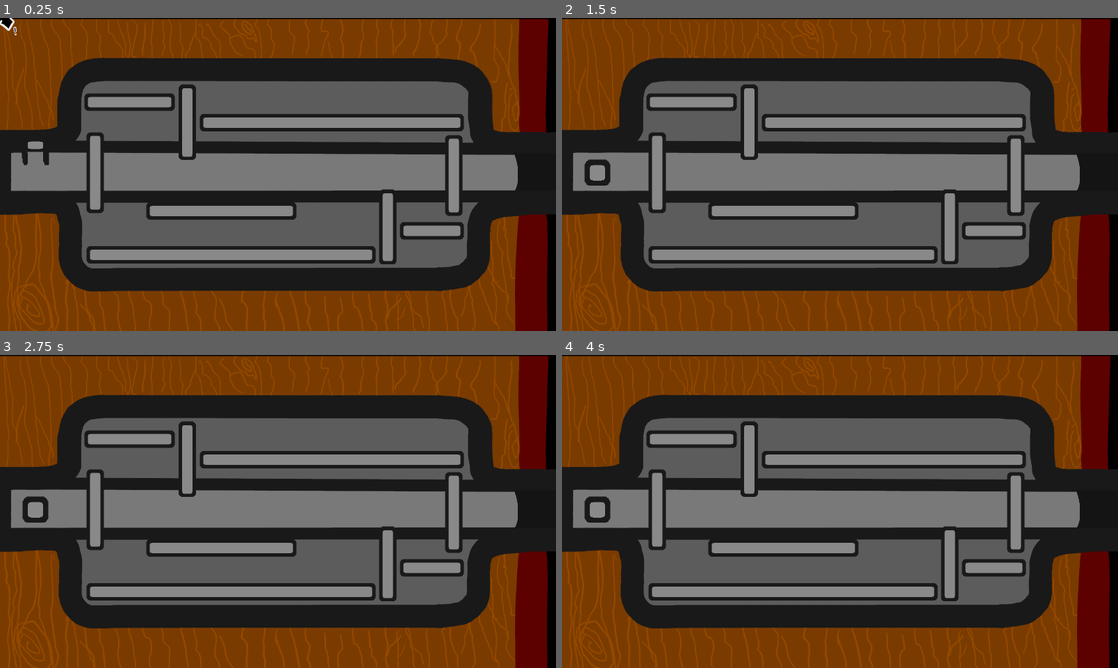
Above: before the commit, frames 1-4 (two rows, left to right).
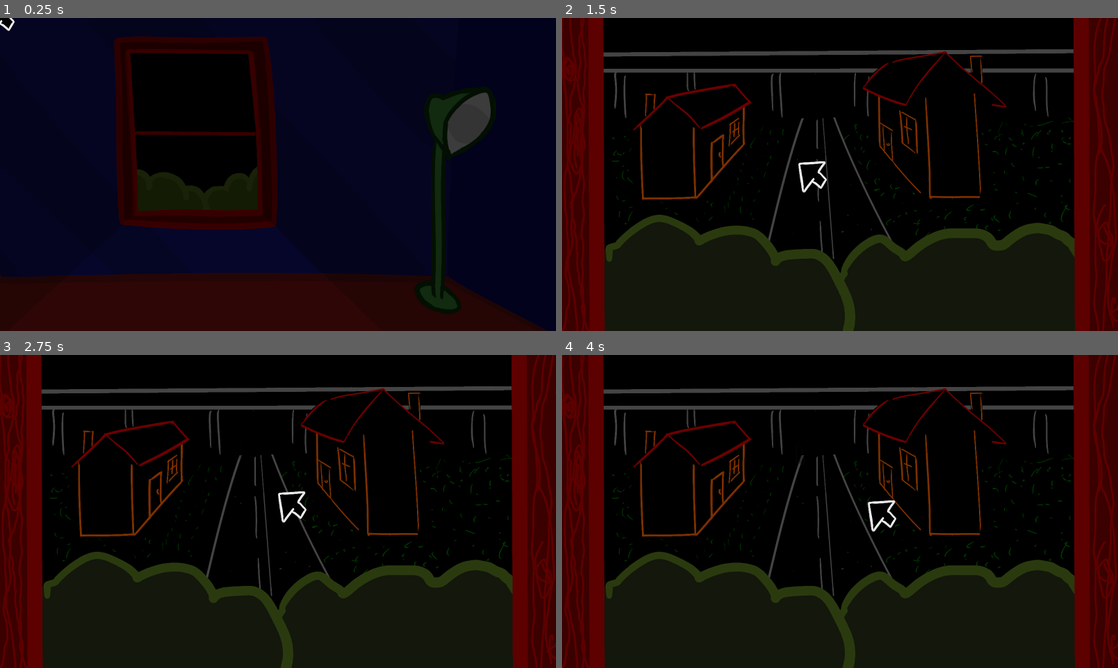
Above: after the commit, the same moments.

Repository: MarmadileManteater/Carbuncle-Game
Game: Godot game, scene res://scenes/global/global.tscn
Two runs of this game, one before a commit and one after it. Both use one fixed random seed, a clock stepped at 60 frames per second and the inputs below.
Inputs (mouse positions are in pixels of both pictures, inside the frame that each line leads up to):
- Up to frame 1 (0.25 s): no input
- Up to frame 2 (1.5 s): move the mouse to (962, 158) at 0.52 s; click (962, 158) at 0.67 s; tap Enter at 1.25 s; move the mouse to (812, 174) at 1.27 s; click (812, 174) at 1.42 s
- Up to frame 3 (2.75 s): tap Space at 2 s; move the mouse to (289, 505) at 2.02 s; click (289, 505) at 2.17 s
- Up to frame 4 (4 s): tap Enter at 2.75 s; move the mouse to (834, 517) at 2.77 s; click (834, 517) at 2.92 s; tap Space at 3.5 s; move the mouse to (878, 514) at 3.52 s; click (878, 514) at 3.67 s

The runs differ from the first frame. In frame 1, 77% of the frame differs, in the area x 0-100%, y 0-100%; in frame 2, 90%; in frame 3, 90%; in frame 4, 90%.

Commit message:
Add room

Diff:
--- a/project/scenes/global/global.gd
+++ b/project/scenes/global/global.gd
@@ -32,4 +32,8 @@
 		func ():
 			$Cursor.unlock()
 	)
+	loaded_scene.change_scene.connect(
+		func(scene_name: String):
+			load_scene(scene_name)
+	)
 	add_child(loaded_scene)
--- a/project/scenes/global/global.tscn
+++ b/project/scenes/global/global.tscn
@@ -5,6 +5,6 @@
 
 [node name="Global" type="Node2D" unique_id=127505025]
 script = ExtResource("1_bhh4k")
-starting_scene = "lock_puzzle_2"
+starting_scene = "room_with_window"
 
 [node name="Cursor" parent="." unique_id=1794911752 instance=ExtResource("2_pht4f")]
--- /dev/null
+++ b/project/scenes/room_with_window/room_with_window.gd
@@ -0,0 +1,35 @@
+@tool
+extends DefaultScene
+
+@export var lamp_state: bool = false
+var lamp_state_set = null
+# Called when the node enters the scene tree for the first time.
+func _ready() -> void:
+	super()
+
+# Called every frame. 'delta' is the elapsed time since the previous frame.
+func _process(delta: float) -> void:
+	if lamp_state_set != lamp_state:
+		var first_time = lamp_state_set == null
+		lamp_state_set = lamp_state
+		if lamp_state:
+			$Lamp.play("on")
+			$LampShadeShadow.show()
+			$LampLight.show()
+			$WindowShadow.hide()
+			$LampNoise.pitch_scale = 1
+			$LampNoise.play()
+		else:
+			$Lamp.play("off")
+			$LampShadeShadow.hide()
+			$LampLight.hide()
+			$WindowShadow.show()
+			$LampNoise.pitch_scale = 0.85
+			if not first_time:
+				$LampNoise.play()
+
+func clickable_clicked(node: VirtualClickable) -> void:
+	if node.name == "Window":
+		change_scene.emit("window")
+	if node.name == "Lamp":
+		lamp_state = !lamp_state
--- /dev/null
+++ b/project/scenes/room_with_window/room_with_window.tscn
@@ -0,0 +1,82 @@
+[gd_scene format=3 uid="uid://rti47wiorjtg"]
+
+[ext_resource type="Script" uid="uid://cceo7rh311cqd" path="res://scenes/room_with_window/room_with_window.gd" id="1_ooi6j"]
+[ext_resource type="Texture2D" uid="uid://casv4et4ybbeo" path="res://assets/sprites/window_zoom_out_background.png" id="2_ho63l"]
+[ext_resource type="Texture2D" uid="uid://biwivpv1apee8" path="res://assets/sprites/lamp.png" id="3_tps42"]
+[ext_resource type="Texture2D" uid="uid://3lm2pn837lan" path="res://assets/sprites/lamp_light.png" id="4_ooi6j"]
+[ext_resource type="PackedScene" uid="uid://6ow7g2olutni" path="res://scenes/virtual_clickable/virtual_clickable.tscn" id="5_ooi6j"]
+[ext_resource type="AudioStream" uid="uid://ddpw6biuxf8b8" path="res://assets/sfx/Lamp.ogg" id="6_7ia37"]
+
+[sub_resource type="AtlasTexture" id="AtlasTexture_ooi6j"]
+atlas = ExtResource("3_tps42")
+region = Rect2(236, 0, 236, 655)
+
+[sub_resource type="AtlasTexture" id="AtlasTexture_7ia37"]
+atlas = ExtResource("3_tps42")
+region = Rect2(0, 0, 236, 655)
+
+[sub_resource type="SpriteFrames" id="SpriteFrames_0dxmq"]
+animations = [{
+"frames": [{
+"duration": 1.0,
+"texture": SubResource("AtlasTexture_ooi6j")
+}],
+"loop": 1,
+"name": &"off",
+"speed": 5.0
+}, {
+"frames": [{
+"duration": 1.0,
+"texture": SubResource("AtlasTexture_7ia37")
+}],
+"loop": 1,
+"name": &"on",
+"speed": 5.0
+}]
+
+[node name="RoomWithWindow" type="Node2D" unique_id=1188096537]
+script = ExtResource("1_ooi6j")
+
+[node name="Background" type="Sprite2D" parent="." unique_id=488778490]
+position = Vector2(800, 450)
+texture = ExtResource("2_ho63l")
+
+[node name="WindowShadow" type="Polygon2D" parent="." unique_id=986743781]
+color = Color(0, 0, 0, 0.19215687)
+polygon = PackedVector2Array(12, 909, 390, 560, 365, 88, 732, 96, 758, 567, 1110, 910, 1687, 952, 1663, -96, -82, -77, -69, 932)
+
+[node name="Lamp" type="AnimatedSprite2D" parent="." unique_id=416693443]
+position = Vector2(1310, 524)
+sprite_frames = SubResource("SpriteFrames_0dxmq")
+animation = &"off"
+frame_progress = 0.16814868
+
+[node name="Shadow" type="Polygon2D" parent="." unique_id=592220649]
+modulate = Color(0, 0, 0, 0.40392157)
+polygon = PackedVector2Array(1626, -66, -150, -63, -194, 1013, 1683, 1024)
+
+[node name="LampShadeShadow" type="Polygon2D" parent="." unique_id=2083885332]
+visible = false
+color = Color(0, 0, 0, 0.22745098)
+polygon = PackedVector2Array(1295, 402, 1368, 960, -160, 1089, -270, -263, 1796, -172, 1632, 54, 1411, 206, 1400, 208, 1389, 215, 1384, 216, 1375, 219, 1366, 223, 1355, 229, 1345, 235, 1333, 245, 1318, 259, 1303, 276, 1295, 288, 1289, 299, 1287, 345, 1288, 360, 1289, 365, 1290, 370, 1292, 378, 1295, 381, 1296, 385, 1297, 388, 1298, 392)
+
+[node name="LampLight" type="Sprite2D" parent="." unique_id=786514518]
+visible = false
+position = Vector2(1029, 449)
+texture = ExtResource("4_ooi6j")
+
+[node name="Clickable" type="Node2D" parent="." unique_id=487308867]
+
+[node name="Window" parent="Clickable" unique_id=1515518074 instance=ExtResource("5_ooi6j")]
+position = Vector2(563, 336)
+cursor = 4
+size = Vector2(450, 550)
+
+[node name="Lamp" parent="Clickable" unique_id=600591416 instance=ExtResource("5_ooi6j")]
+position = Vector2(1320, 514)
+cursor = 3
+size = Vector2(200, 653)
+
+[node name="LampNoise" type="AudioStreamPlayer" parent="." unique_id=736783075]
+stream = ExtResource("6_7ia37")
+pitch_scale = 0.85
--- /dev/null
+++ b/project/scenes/virtual_clickable/virtual_clickable.gd
@@ -0,0 +1,47 @@
+@tool
+extends Node2D
+class_name VirtualClickable
+
+signal click
+signal unclick
+signal hover
+signal unhover
+
+@export var cursor: VirtualCursor.Type = VirtualCursor.Type.Point
+@export var size: Vector2 = Vector2.ZERO
+var is_hovered: bool = false
+var is_clicked: bool = false
+
+# Called when the node enters the scene tree for the first time.
+func _ready() -> void:
+	var shape = RectangleShape2D.new()
+	shape.size = size
+	$Area2D/CollisionShape2D.shape = shape
+
+# Called every frame. 'delta' is the elapsed time since the previous frame.
+func _process(delta: float) -> void:
+	var rect: RectangleShape2D = $Area2D/CollisionShape2D.shape
+	if rect.size != size:
+		rect.size = size
+
+func _on_area_2d_body_entered(body: Node2D) -> void:
+	if body.get_parent().name == "Cursor":
+		is_hovered = true
+		hover.emit()
+
+func _on_area_2d_body_exited(body: Node2D) -> void:
+	if body.get_parent().name == "Cursor":
+		is_hovered = false
+		unhover.emit()
+
+func _input(event: InputEvent) -> void:
+	if event is InputEventMouseButton:
+		if event.button_index == 1:
+			if event.pressed:
+				if is_hovered:
+					is_clicked = true
+					click.emit()
+			else:
+				if is_clicked:
+					is_clicked = false
+					unclick.emit()
--- /dev/null
+++ b/project/scenes/virtual_clickable/virtual_clickable.tscn
@@ -0,0 +1,22 @@
+[gd_scene format=3 uid="uid://6ow7g2olutni"]
+
+[ext_resource type="Script" uid="uid://6qbb3fbgmual" path="res://scenes/virtual_clickable/virtual_clickable.gd" id="1_tr8gq"]
+
+[sub_resource type="RectangleShape2D" id="RectangleShape2D_0dxmq"]
+size = Vector2(10, 10)
+
+[node name="VirtualClickable" type="Node2D" unique_id=1515518074]
+script = ExtResource("1_tr8gq")
+cursor = null
+size = Vector2(10, 10)
+
+[node name="Area2D" type="Area2D" parent="." unique_id=703860366]
+collision_layer = 2
+collision_mask = 2
+
+[node name="CollisionShape2D" type="CollisionShape2D" parent="Area2D" unique_id=1996313838]
+shape = SubResource("RectangleShape2D_0dxmq")
+debug_color = Color(0.6186578, 0.0015600139, 0.7897209, 0.41960785)
+
+[connection signal="body_entered" from="Area2D" to="." method="_on_area_2d_body_entered"]
+[connection signal="body_exited" from="Area2D" to="." method="_on_area_2d_body_exited"]
--- /dev/null
+++ b/project/scenes/window/window.gd
@@ -0,0 +1,9 @@
+extends DefaultScene
+
+# Called when the node enters the scene tree for the first time.
+func _ready() -> void:
+	super()
+
+func clickable_clicked(node: VirtualClickable) -> void:
+	if node.name == "Back":
+		change_scene.emit("room_with_window")
--- a/project/scenes/window/window.tscn
+++ b/project/scenes/window/window.tscn
@@ -1,8 +1,10 @@
 [gd_scene format=3 uid="uid://r6g8he8icfek"]
 
 [ext_resource type="Texture2D" uid="uid://xpp5hcoemw4k" path="res://assets/sprites/window-back.png" id="1_lnte3"]
+[ext_resource type="Script" uid="uid://l7bqtjx8lw0f" path="res://scenes/window/window.gd" id="1_y2ayq"]
 [ext_resource type="PackedScene" uid="uid://dtgqki0g23pfr" path="res://scenes/monster/monster.tscn" id="2_lnte3"]
 [ext_resource type="Texture2D" uid="uid://dhtbnksvvm4c8" path="res://assets/sprites/window-front.png" id="4_y2ayq"]
+[ext_resource type="PackedScene" uid="uid://6ow7g2olutni" path="res://scenes/virtual_clickable/virtual_clickable.tscn" id="5_y2ayq"]
 
 [sub_resource type="Animation" id="Animation_omw1o"]
 resource_name = "Approach"
@@ -162,6 +164,7 @@
 }
 
 [node name="Window" type="Node2D" unique_id=584179736]
+script = ExtResource("1_y2ayq")
 
 [node name="Back" type="Sprite2D" parent="." unique_id=1076970953]
 position = Vector2(800, 450)
@@ -182,3 +185,10 @@
 [node name="Front" type="Sprite2D" parent="." unique_id=154334044]
 position = Vector2(800, 450)
 texture = ExtResource("4_y2ayq")
+
+[node name="Clickable" type="Node2D" parent="." unique_id=1190675720]
+
+[node name="Back" parent="Clickable" unique_id=1515518074 instance=ExtResource("5_y2ayq")]
+position = Vector2(802, 740)
+cursor = 0
+size = Vector2(1600, 300)
--- a/project/scripts/default_scene.gd
+++ b/project/scripts/default_scene.gd
@@ -1,22 +1,38 @@
 extends Node2D
 class_name DefaultScene
 
+signal change_scene
 signal change_cursor
 signal lock_cursor_to_node
 signal unlock_cursor_from_node
 
 # Called when the node enters the scene tree for the first time.
 func _ready() -> void:
-	pass # Replace with function body.
+	var clickables = find_child("Clickable")
+	if clickables != null:
+		for clickable in clickables.get_children():
+			if clickable is VirtualClickable:
+				clickable.click.connect(
+					func ():
+						clickable_clicked(clickable)
+				)
+				clickable.unclick.connect(
+					func ():
+						pass
+				)
+				clickable.hover.connect(
+					func ():
+						cursor_change(clickable.cursor)
+				)
+				clickable.unhover.connect(
+					func ():
+						cursor_change(VirtualCursor.Type.Default)
+				)
 
 func nest(scene: DefaultScene) -> void:
 	scene.change_cursor.connect(cursor_change)
 	scene.lock_cursor_to_node.connect(lock_cursor)
 	scene.unlock_cursor_from_node.connect(unlock_cursor)
-
-# Called every frame. 'delta' is the elapsed time since the previous frame.
-func _process(delta: float) -> void:
-	pass
 
 func cursor_change(cursor: VirtualCursor.Type) -> void:
 	change_cursor.emit(cursor)
@@ -26,3 +42,6 @@
 
 func unlock_cursor() -> void:
 	unlock_cursor_from_node.emit()
+
+func clickable_clicked(node: VirtualClickable) -> void:
+	pass
Not shown, added: project/assets/sfx/Door - Banging.ogg.import
Not shown, added: project/assets/sfx/Door - Busted Open.ogg.import
Not shown, added: project/assets/sfx/Door - Jiggling Handle.ogg.import
Not shown, added: project/assets/sfx/Door - Knocking 1.ogg.import
Not shown, added: project/assets/sfx/Door - Knocking 2.ogg.import
Not shown, added: project/assets/sfx/Door - Opening.ogg.import
Not shown, added: project/assets/sfx/Door - Trying to Break.ogg.import
Not shown, added: project/assets/sfx/Drawer - Closing.ogg.import
Not shown, added: project/assets/sfx/Drawer - Opening.ogg.import
Not shown, added: project/assets/sfx/Lamp.ogg.import
Not shown, added: project/assets/sfx/Shotgun Blast.ogg.import
Not shown, added: project/assets/sfx/Shotgun Pump.ogg.import
(and 13 more such lines)
